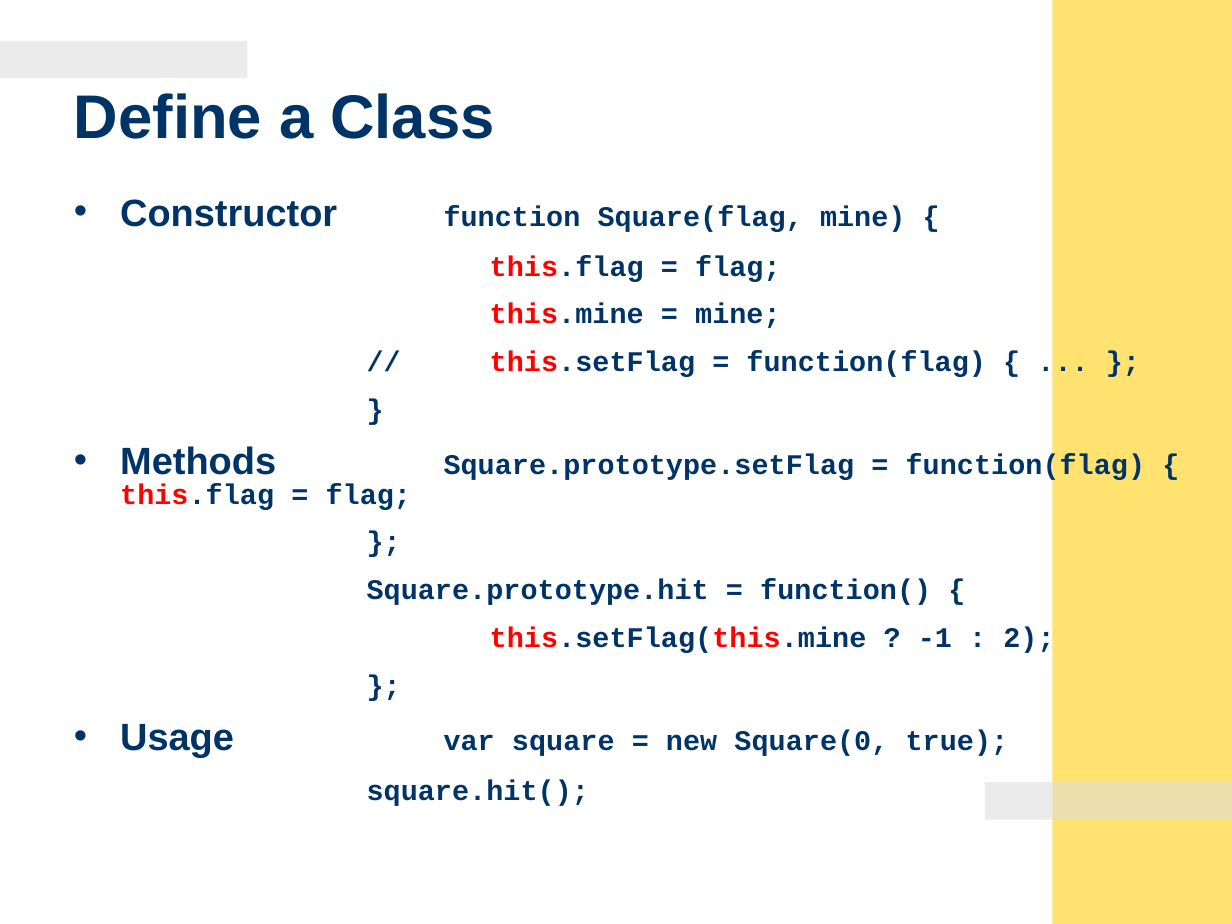
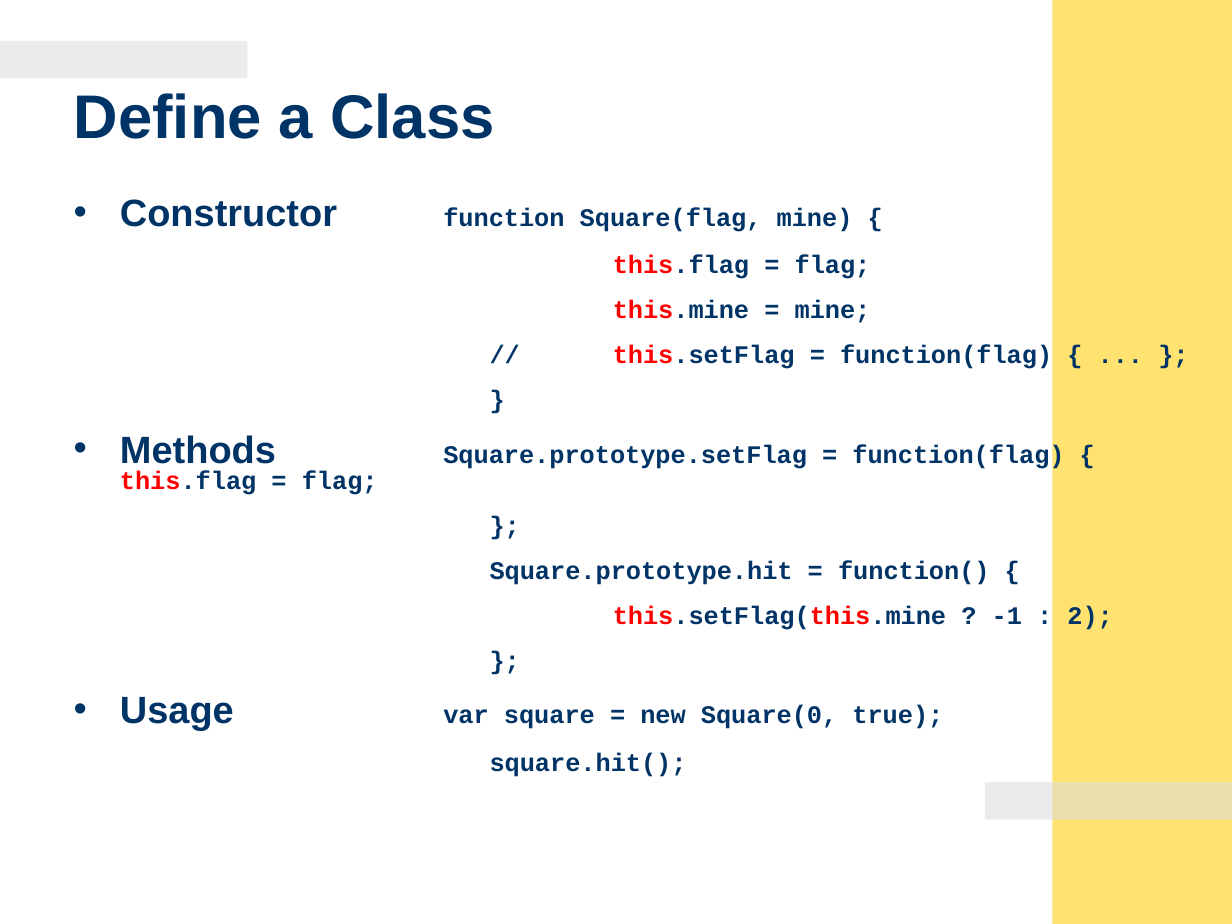
Before and after one commit to auntyellow/js, a slide deck: slide 8 of JavaScript - Object-Oriented Programming & Remote Scripting.ppt. Drawn at 1232x924 pixels with LibreOffice and Linux fonts; fonts in the diff are those of the drawing; background and template pictures are left out. Boxes give left, top, right and bottom in pixels: in the first picture for what was removed or moved away, otherwise in the second. Text is boxed around its words. In the diff, an @@ line names an element or a change of style, - is before the commit and + after.

```diff
--- a/JavaScript - Object-Oriented Programming & Remote Scripting.ppt
+++ b/JavaScript - Object-Oriented Programming & Remote Scripting.ppt
@@ text "Constructor function Square(flag, mine) {" at [120,199,1112,777]: size 16.6 to 14.8 pt @@
```
Also in this commit, not shown: 7 other slides changed, 2 other files.
